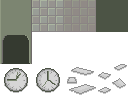
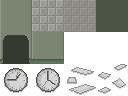
Two versions of the same layered image (128px x 96px). Layer-by-layer changes:
renamed "Layer 3" to "Layer 4", painted on it over [0, 32, 64, 64]
